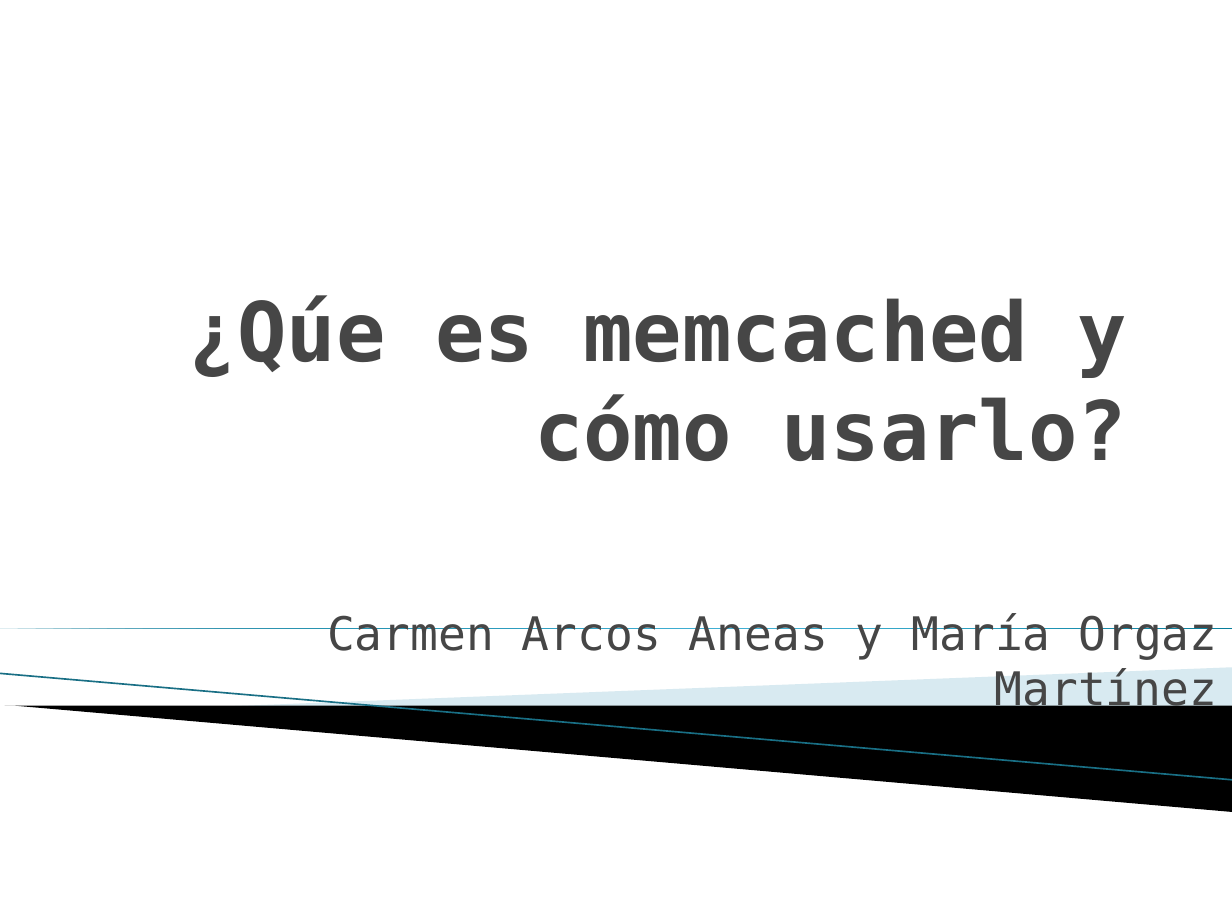
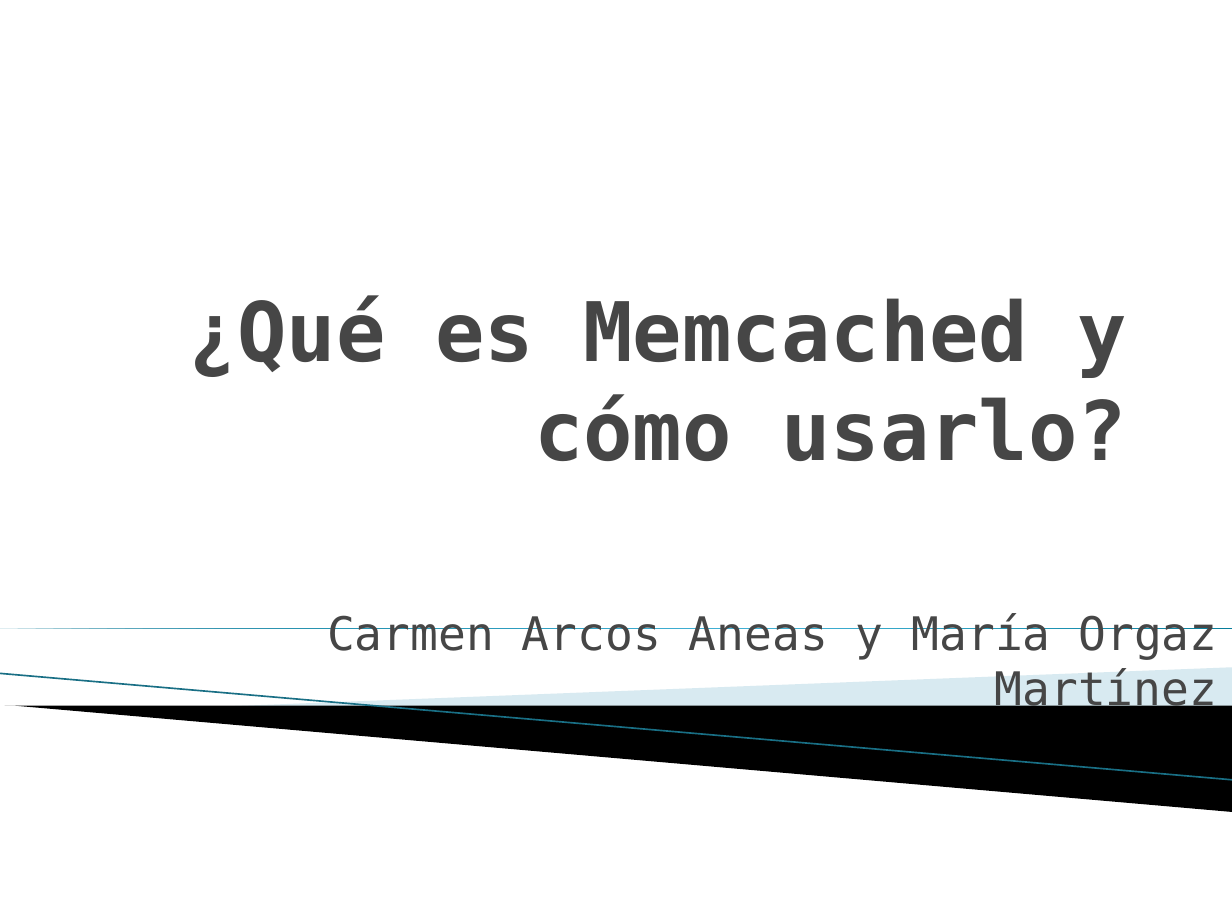
Before and after one commit to MariaOrgaz/swap1415, a slide deck: slide 1 of trabajo/transparencias.pptx. Drawn at 1232x924 pixels with LibreOffice and Linux fonts; fonts in the diff are those of the drawing; background and template pictures are left out. Boxes give left, top, right and bottom in pixels: in the first picture for what was removed or moved away, otherwise in the second. Text is boxed around its words. In the diff, an @@ line names an element or a change of style, - is before the commit and + after.

Commit message:
trabajo memcached

```diff
--- a/trabajo/transparencias.pptx
+++ b/trabajo/transparencias.pptx
@@ title at box(188, 295, 1127, 461): text changed @@
-¿Qúe es memcached y cómo usarlo?
+¿Qué es Memcached y cómo usarlo?
```
Also in this commit, not shown: 10 other slides changed, 1 slide added, 1 slide removed, 2 other files.
